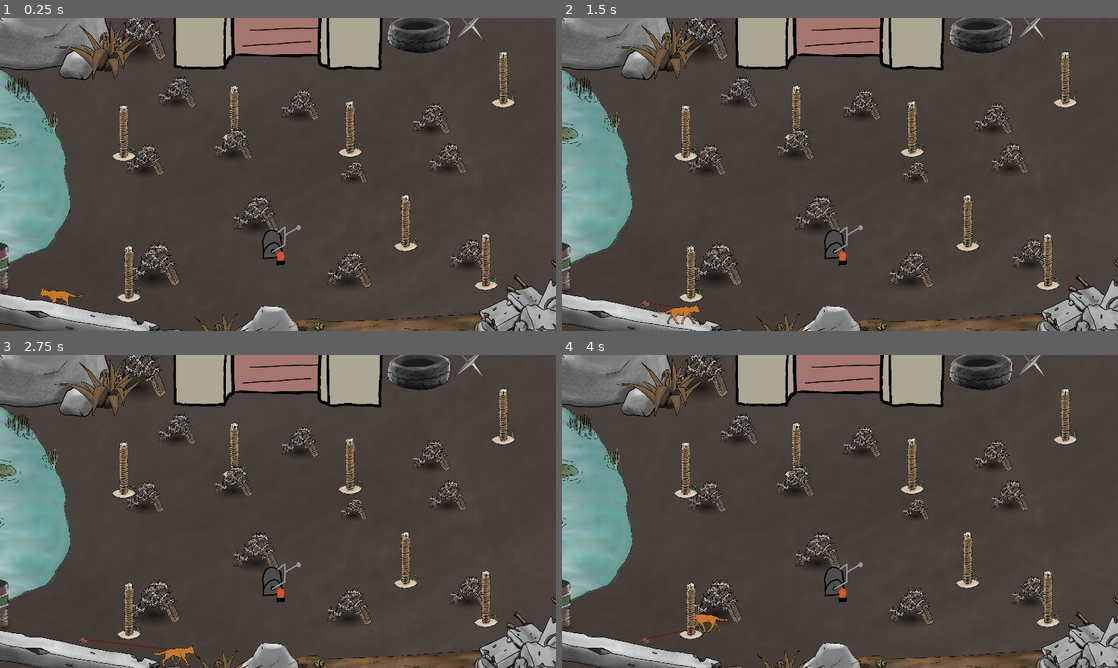
Above: before the commit, frames 1-4 (two rows, left to right).
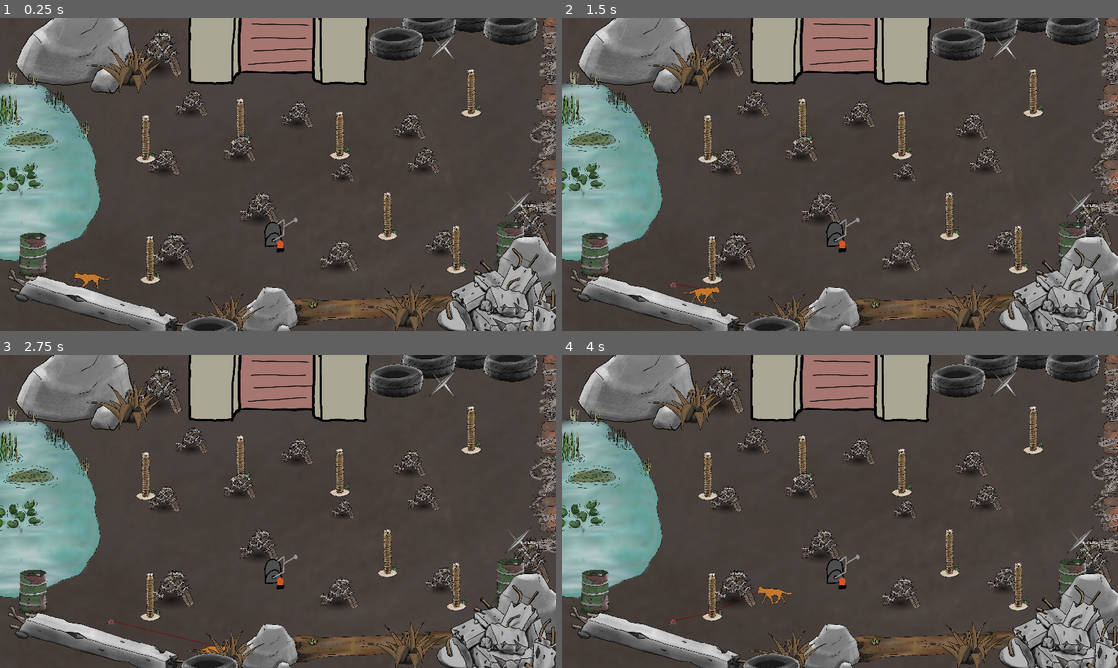
Above: after the commit, the same moments.

Repository: Flodurs/Godotwildjam63
Game: Godot game, scene res://szenen/Levels/level_2.tscn
Two runs of this game, one before a commit and one after it. Both use one fixed random seed, a clock stepped at 60 frames per second and the inputs below. This scene is started directly instead of the project's main scene.
Inputs:
- Up to frame 1 (0.25 s): no input
- Up to frame 2 (1.5 s): tap Enter at 0.5 s; hold D (mRight) 0.53-1.28 s; tap E (Interaktion) at 0.6, 1.35 s; hold S (mDown) from 1.28 s (still down)
- Up to frame 3 (2.75 s): release S (mDown) at 2.03 s; hold D (mRight) from 2.03 s (still down); tap E (Interaktion) at 2.1 s
- Up to frame 4 (4 s): release D (mRight) at 2.78 s; hold W (mUp) 2.78-3.53 s; tap E (Interaktion) at 2.85, 3.6 s; hold A (mLeft) from 3.53 s (still down)

The runs differ from the first frame. In frame 1, 37% of the frame differs, in the area x 0-100%, y 0-100%; in frame 2, 37%; in frame 3, 37%; in frame 4, 37%.

Commit message:
assets + level2 abgegrentzt

Diff:
--- a/szenen/Levels/level_2.tscn
+++ b/szenen/Levels/level_2.tscn
@@ -13,6 +13,7 @@
 [ext_resource type="PackedScene" path="res://szenen/objekte/grass.tscn" id="6_y2jvx"]
 [ext_resource type="PackedScene" path="res://szenen/objekte/reifen.tscn" id="7_xgcrc"]
 [ext_resource type="PackedScene" uid="uid://cy275b2isyok0" path="res://szenen/objekte/spike.tscn" id="8_e1s8p"]
+[ext_resource type="PackedScene" uid="uid://b36pjof40em80" path="res://szenen/objekte/stachelzaun.tscn" id="9_f6184"]
 [ext_resource type="PackedScene" uid="uid://d3tvtvy7u3jp4" path="res://szenen/objekte/fass.tscn" id="9_o8sp5"]
 [ext_resource type="PackedScene" path="res://szenen/objekte/concrete_pile.tscn" id="10_rmbg1"]
 [ext_resource type="PackedScene" uid="uid://dxlu5br0kfd1f" path="res://szenen/objekte/Teich.tscn" id="11_lej5r"]
@@ -23,6 +24,9 @@
 
 [node name="Katze" parent="." index="0"]
 position = Vector2(-1083, 647)
+
+[node name="Camera2D" parent="." index="1"]
+zoom = Vector2(0.6, 0.6)
 
 [node name="Baumstamm" parent="Objects" index="0" instance=ExtResource("3_gwtow")]
 position = Vector2(647, 798)
@@ -77,46 +81,82 @@
 position = Vector2(-1149, -578)
 
 [node name="LongConcrete" parent="Objects" index="13" instance=ExtResource("5_4i28k")]
-position = Vector2(-1144, 691)
-rotation = 3.14159
+position = Vector2(-1124, 719)
+rotation = 3.24398
 scale = Vector2(1, -1)
 
 [node name="Grass" parent="Objects" index="14" instance=ExtResource("6_y2jvx")]
 position = Vector2(-850, -530)
 scale = Vector2(0.551883, 0.551883)
 
-[node name="Rock2" parent="Objects" index="15" instance=ExtResource("4_x87rh")]
+[node name="Grass3" parent="Objects" index="15" instance=ExtResource("6_y2jvx")]
+position = Vector2(742, 858)
+scale = Vector2(0.551883, 0.551883)
+
+[node name="Rock2" parent="Objects" index="16" instance=ExtResource("4_x87rh")]
 position = Vector2(-51, 882)
 scale = Vector2(0.52, 0.52)
 
-[node name="Reifen" parent="Objects" index="16" instance=ExtResource("7_xgcrc")]
+[node name="Rock3" parent="Objects" index="17" instance=ExtResource("4_x87rh")]
+position = Vector2(1469, 662)
+scale = Vector2(-0.68, 0.68)
+
+[node name="Reifen" parent="Objects" index="18" instance=ExtResource("7_xgcrc")]
 position = Vector2(-394.993, 960.735)
 scale = Vector2(0.600001, 0.600001)
 
-[node name="Reifen2" parent="Objects" index="17" instance=ExtResource("7_xgcrc")]
-position = Vector2(698, -656)
+[node name="Reifen2" parent="Objects" index="19" instance=ExtResource("7_xgcrc")]
+position = Vector2(682, -712)
 scale = Vector2(0.560002, 0.560002)
 
-[node name="spike" parent="Objects" index="18" instance=ExtResource("8_e1s8p")]
+[node name="stachelzaun" parent="Objects" index="20" instance=ExtResource("9_f6184")]
+position = Vector2(1585, -578)
+scale = Vector2(0.560002, 0.560002)
+
+[node name="Reifen3" parent="Objects" index="21" instance=ExtResource("7_xgcrc")]
+position = Vector2(1341, -803)
+scale = Vector2(0.560002, 0.560002)
+
+[node name="Reifen4" parent="Objects" index="22" instance=ExtResource("7_xgcrc")]
+position = Vector2(1110, -875)
+scale = Vector2(0.560002, 0.560002)
+
+[node name="Reifen5" parent="Objects" index="23" instance=ExtResource("7_xgcrc")]
+position = Vector2(870, -821)
+scale = Vector2(0.560002, 0.560002)
+
+[node name="spike" parent="Objects" index="24" instance=ExtResource("8_e1s8p")]
 position = Vector2(942, -682)
 scale = Vector2(1.4, 1.4)
 
-[node name="Spiked_barricade12" parent="Objects" index="19" instance=ExtResource("3_5xlad")]
+[node name="spike2" parent="Objects" index="25" instance=ExtResource("8_e1s8p")]
+position = Vector2(1378, 222)
+scale = Vector2(1.4, 1.4)
+
+[node name="Spiked_barricade12" parent="Objects" index="26" instance=ExtResource("3_5xlad")]
 position = Vector2(-686, -613)
 scale = Vector2(0.586034, 0.713824)
 
-[node name="Fass" parent="Objects" index="20" instance=ExtResource("9_o8sp5")]
+[node name="Spiked_barricade13" parent="Objects" index="27" instance=ExtResource("3_5xlad")]
+position = Vector2(1430, 371)
+scale = Vector2(0.586034, 0.713824)
+
+[node name="Fass" parent="Objects" index="28" instance=ExtResource("9_o8sp5")]
 position = Vector2(-1411, 558)
 scale = Vector2(0.92, 0.92)
 
-[node name="ConcretePile" parent="Objects" index="21" instance=ExtResource("10_rmbg1")]
+[node name="Fass2" parent="Objects" index="29" instance=ExtResource("9_o8sp5")]
+position = Vector2(1337, 494)
+scale = Vector2(0.92, 0.92)
+
+[node name="ConcretePile" parent="Objects" index="30" instance=ExtResource("10_rmbg1")]
 position = Vector2(1266, 861)
 
-[node name="Grass2" parent="Objects" index="22" instance=ExtResource("6_y2jvx")]
+[node name="Grass2" parent="Objects" index="31" instance=ExtResource("6_y2jvx")]
 position = Vector2(-290.993, 890.735)
 scale = Vector2(0.511882, 0.511882)
 
-[node name="Teich" parent="Objects" index="23" instance=ExtResource("11_lej5r")]
+[node name="Teich" parent="Objects" index="32" instance=ExtResource("11_lej5r")]
 position = Vector2(-1459, -27)
 scale = Vector2(0.56, 0.6)
 
--- /dev/null
+++ b/szenen/objekte/stachelzaun.tscn
@@ -0,0 +1,11 @@
+[gd_scene load_steps=2 format=3 uid="uid://b36pjof40em80"]
+
+[ext_resource type="Texture2D" uid="uid://dk64civgovfo" path="res://assets/sprites/Objects/stachelzaun.png" id="1_1v4md"]
+
+[node name="stachelzaun" type="StaticBody2D"]
+
+[node name="Sprite2D" type="Sprite2D" parent="."]
+texture = ExtResource("1_1v4md")
+
+[node name="CollisionPolygon2D" type="CollisionPolygon2D" parent="."]
+polygon = PackedVector2Array(-16, -1516, -54, -1441, -16, -1403, -16, -1339, -27, -1265, -32, -1163, -81, -1078, -86, -1019, -38, -982, -38, -907, -64, -880, -113, -827, -48, -752, -75, -672, -59, -613, -48, -528, -32, -474, -43, -405, -91, -336, -91, -298, -70, -293, -54, -213, -43, -175, -64, -95, -54, -42, -59, 17, -59, 70, -54, 150, -38, 252, -48, 321, -113, 380, -70, 428, -70, 519, -102, 540, -102, 588, -75, 636, -86, 674, -102, 732, -113, 871, -81, 973, -91, 1090, -161, 1175, -123, 1229, -102, 1293, -113, 1330, -214, 1405, -171, 1442, 0, 1453, 53, 1405, 53, 1341, -11, 1341, -64, 1208, 26, 1208, 10, 1143, -38, 1111, -38, 978, -27, 925, 32, 791, 26, 690, 21, 588, -16, 481, 85, 385, 21, 348, 10, 252, 10, 182, 32, 97, 53, 28, 10, -31, 80, -69, 69, -138, 69, -133, 10, -191, 10, -271, 74, -282, 10, -357, 10, -464, 42, -581, 0, -651, 37, -741, 37, -859, 16, -976, 58, -1014, 74, -1083, 10, -1099, 10, -1179, 32, -1297, 32, -1361, 48, -1457)
Binary file added: assets/sprites/Objects/stachelzaun.png
Not shown, added: assets/sprites/Objects/stachelzaun.png.import
Not shown: 1 places in szenen/Levels/level_2.tscn that only renumber resources
Not shown, added: assets/stachelzaun.afdesign
